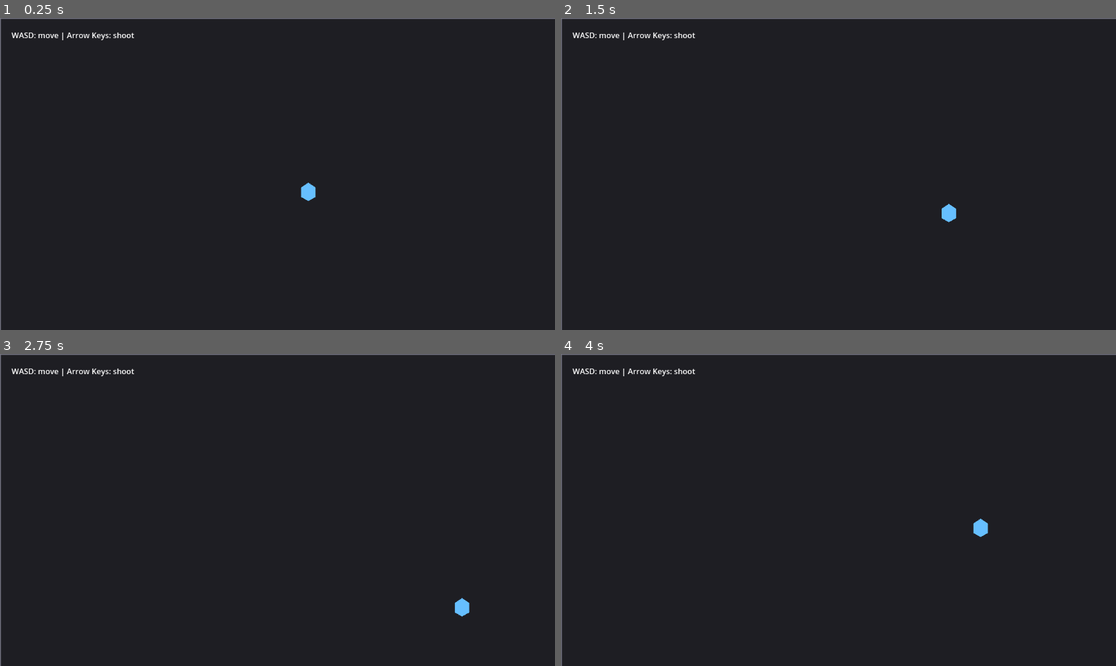
Above: before the commit, frames 1-4 (two rows, left to right).
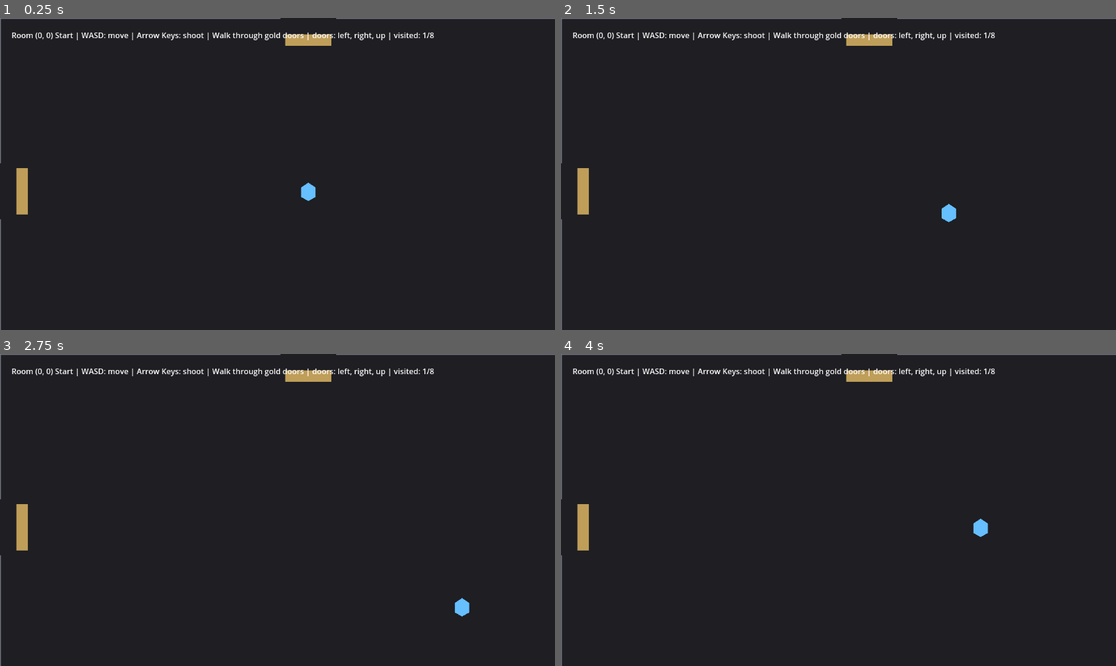
Above: after the commit, the same moments.

Repository: dkqkehs888/my-godot
Game: Godot game, scene res://scenes/main/main.tscn
The game is run twice, just before and just after one commit, with the same random seed, the same clock (stepped at 60 frames per second) and the same inputs.
Inputs:
- Up to frame 1 (0.25 s): no input
- Up to frame 2 (1.5 s): tap Enter at 0.5 s; hold D 0.53-1.28 s; hold S from 1.28 s (still down)
- Up to frame 3 (2.75 s): release S at 2.03 s; hold D from 2.03 s (still down)
- Up to frame 4 (4 s): release D at 2.78 s; hold W 2.78-3.53 s; hold A from 3.53 s (still down)

The runs differ from the first frame. In frame 1, 1.4% of the frame differs, in the area x 0-79%, y 0-65%; in frame 2, 1.4%; in frame 3, 1.4%; in frame 4, 1.4%.

Commit message:
feat: add Isaac-style dungeon rooms

Diff:
--- a/scenes/main/main.tscn
+++ b/scenes/main/main.tscn
@@ -1,39 +1,19 @@
-[gd_scene load_steps=2 format=3 uid="uid://mygodotmain0001"]
+[gd_scene load_steps=3 format=3 uid="uid://mygodotmain0001"]
 
-[ext_resource type="PackedScene" path="res://scenes/actors/player/player.tscn" id="1_player_scene"]
+[ext_resource type="Script" path="res://scripts/core/dungeon_controller.gd" id="1_dungeon_controller"]
+[ext_resource type="PackedScene" path="res://scenes/actors/player/player.tscn" id="2_player_scene"]
 
 [node name="Main" type="Node2D"]
+script = ExtResource("1_dungeon_controller")
 
-[node name="RoomFloor" type="Polygon2D" parent="."]
-color = Color(0.12, 0.12, 0.14, 1)
-polygon = PackedVector2Array(0, 0, 1280, 0, 1280, 720, 0, 720)
+[node name="RoomContent" type="Node2D" parent="."]
 
-[node name="RoomBorderTop" type="Line2D" parent="."]
-points = PackedVector2Array(0, 0, 1280, 0)
-width = 4.0
-default_color = Color(0.45, 0.45, 0.5, 1)
-
-[node name="RoomBorderBottom" type="Line2D" parent="."]
-points = PackedVector2Array(0, 720, 1280, 720)
-width = 4.0
-default_color = Color(0.45, 0.45, 0.5, 1)
-
-[node name="RoomBorderLeft" type="Line2D" parent="."]
-points = PackedVector2Array(0, 0, 0, 720)
-width = 4.0
-default_color = Color(0.45, 0.45, 0.5, 1)
-
-[node name="RoomBorderRight" type="Line2D" parent="."]
-points = PackedVector2Array(1280, 0, 1280, 720)
-width = 4.0
-default_color = Color(0.45, 0.45, 0.5, 1)
-
-[node name="MovementHint" type="Label" parent="."]
+[node name="RoomLabel" type="Label" parent="."]
 offset_left = 24.0
 offset_top = 24.0
-offset_right = 360.0
+offset_right = 1024.0
 offset_bottom = 56.0
-text = "WASD: move | Arrow Keys: shoot"
+text = "WASD: move | Arrow Keys: shoot | Walk through gold doors"
 
-[node name="Player" parent="." instance=ExtResource("1_player_scene")]
+[node name="Player" parent="." instance=ExtResource("2_player_scene")]
 position = Vector2(640, 360)
--- a/scripts/actors/player/player.gd
+++ b/scripts/actors/player/player.gd
@@ -6,6 +6,7 @@
 @export var shoot_cooldown: float = 0.22
 @export var tear_spawn_offset: float = 24.0
 
+var room_bounds := Rect2(Vector2(48.0, 48.0), Vector2(1184.0, 624.0))
 var _shoot_timer: float = 0.0
 
 func _physics_process(delta: float) -> void:
@@ -30,6 +31,14 @@
 
     velocity = direction * speed
     move_and_slide()
+    _clamp_to_room_bounds()
+
+func set_room_bounds(new_bounds: Rect2) -> void:
+    room_bounds = new_bounds
+    _clamp_to_room_bounds()
+
+func _clamp_to_room_bounds() -> void:
+    global_position = global_position.clamp(room_bounds.position, room_bounds.end)
 
 func _handle_shooting() -> void:
     if _shoot_timer > 0.0:
--- /dev/null
+++ b/scripts/core/dungeon_controller.gd
@@ -0,0 +1,205 @@
+extends Node2D
+
+const ROOM_SIZE := Vector2(1280.0, 720.0)
+const ROOM_BOUNDS := Rect2(Vector2.ZERO, ROOM_SIZE)
+const DOOR_MARGIN := 46.0
+const DOOR_HALF_SIZE := 58.0
+const PLAYER_EXIT_PADDING := 72.0
+
+@onready var room_content: Node2D = $RoomContent
+@onready var player: CharacterBody2D = $Player
+@onready var room_label: Label = $RoomLabel
+
+var current_room := Vector2i(0, 0)
+var visited_rooms: Dictionary = {}
+var floor_layout: Dictionary = {}
+
+func _ready() -> void:
+    _build_floor_layout()
+    visited_rooms[current_room] = true
+    player.set_room_bounds(ROOM_BOUNDS)
+    _draw_current_room()
+
+func _process(_delta: float) -> void:
+    _try_room_transition()
+
+func _build_floor_layout() -> void:
+    floor_layout = {
+        Vector2i(0, 0): {"type": "start", "doors": ["left", "right", "up"]},
+        Vector2i(-1, 0): {"type": "combat", "doors": ["right", "up"]},
+        Vector2i(1, 0): {"type": "combat", "doors": ["left", "right", "down"]},
+        Vector2i(0, -1): {"type": "treasure", "doors": ["down", "right"]},
+        Vector2i(-1, -1): {"type": "combat", "doors": ["down", "right"]},
+        Vector2i(1, -1): {"type": "combat", "doors": ["left"]},
+        Vector2i(2, 0): {"type": "boss", "doors": ["left"]},
+        Vector2i(1, 1): {"type": "shop", "doors": ["up"]},
+    }
+
+func _draw_current_room() -> void:
+    for child in room_content.get_children():
+        child.queue_free()
+
+    var room_data: Dictionary = floor_layout[current_room]
+    var room_type := str(room_data.get("type", "room"))
+    var doors: Array = room_data.get("doors", [])
+
+    _add_floor(room_type)
+    _add_walls(doors)
+    _add_room_obstacles(room_type)
+    _update_room_label(room_type, doors)
+
+func _add_floor(room_type: String) -> void:
+    var floor := Polygon2D.new()
+    floor.name = "RoomFloor"
+    floor.polygon = PackedVector2Array([
+        Vector2.ZERO,
+        Vector2(ROOM_SIZE.x, 0.0),
+        ROOM_SIZE,
+        Vector2(0.0, ROOM_SIZE.y),
+    ])
+
+    match room_type:
+        "start":
+            floor.color = Color(0.12, 0.12, 0.14, 1.0)
+        "treasure":
+            floor.color = Color(0.12, 0.10, 0.18, 1.0)
+        "boss":
+            floor.color = Color(0.18, 0.09, 0.09, 1.0)
+        "shop":
+            floor.color = Color(0.12, 0.15, 0.10, 1.0)
+        _:
+            floor.color = Color(0.11, 0.11, 0.12, 1.0)
+
+    room_content.add_child(floor)
+
+func _add_walls(doors: Array) -> void:
+    var wall_color := Color(0.45, 0.45, 0.50, 1.0)
+    _add_wall_segment("WallTopLeft", Vector2(0.0, 0.0), Vector2(ROOM_SIZE.x * 0.5 - DOOR_HALF_SIZE, 0.0), wall_color)
+    _add_wall_segment("WallTopRight", Vector2(ROOM_SIZE.x * 0.5 + DOOR_HALF_SIZE, 0.0), Vector2(ROOM_SIZE.x, 0.0), wall_color)
+    _add_wall_segment("WallBottomLeft", Vector2(0.0, ROOM_SIZE.y), Vector2(ROOM_SIZE.x * 0.5 - DOOR_HALF_SIZE, ROOM_SIZE.y), wall_color)
+    _add_wall_segment("WallBottomRight", Vector2(ROOM_SIZE.x * 0.5 + DOOR_HALF_SIZE, ROOM_SIZE.y), ROOM_SIZE, wall_color)
+    _add_wall_segment("WallLeftTop", Vector2(0.0, 0.0), Vector2(0.0, ROOM_SIZE.y * 0.5 - DOOR_HALF_SIZE), wall_color)
+    _add_wall_segment("WallLeftBottom", Vector2(0.0, ROOM_SIZE.y * 0.5 + DOOR_HALF_SIZE), Vector2(0.0, ROOM_SIZE.y), wall_color)
+    _add_wall_segment("WallRightTop", Vector2(ROOM_SIZE.x, 0.0), Vector2(ROOM_SIZE.x, ROOM_SIZE.y * 0.5 - DOOR_HALF_SIZE), wall_color)
+    _add_wall_segment("WallRightBottom", Vector2(ROOM_SIZE.x, ROOM_SIZE.y * 0.5 + DOOR_HALF_SIZE), ROOM_SIZE, wall_color)
+
+    if doors.has("up"):
+        _add_door_marker("DoorTop", Vector2(ROOM_SIZE.x * 0.5, DOOR_MARGIN), Vector2(96.0, 24.0))
+    else:
+        _add_wall_segment("WallTopClosedDoor", Vector2(ROOM_SIZE.x * 0.5 - DOOR_HALF_SIZE, 0.0), Vector2(ROOM_SIZE.x * 0.5 + DOOR_HALF_SIZE, 0.0), wall_color)
+
+    if doors.has("down"):
+        _add_door_marker("DoorBottom", Vector2(ROOM_SIZE.x * 0.5, ROOM_SIZE.y - DOOR_MARGIN), Vector2(96.0, 24.0))
+    else:
+        _add_wall_segment("WallBottomClosedDoor", Vector2(ROOM_SIZE.x * 0.5 - DOOR_HALF_SIZE, ROOM_SIZE.y), Vector2(ROOM_SIZE.x * 0.5 + DOOR_HALF_SIZE, ROOM_SIZE.y), wall_color)
+
+    if doors.has("left"):
+        _add_door_marker("DoorLeft", Vector2(DOOR_MARGIN, ROOM_SIZE.y * 0.5), Vector2(24.0, 96.0))
+    else:
+        _add_wall_segment("WallLeftClosedDoor", Vector2(0.0, ROOM_SIZE.y * 0.5 - DOOR_HALF_SIZE), Vector2(0.0, ROOM_SIZE.y * 0.5 + DOOR_HALF_SIZE), wall_color)
+
+    if doors.has("right"):
+        _add_door_marker("DoorRight", Vector2(ROOM_SIZE.x - DOOR_MARGIN, ROOM_SIZE.y * 0.5), Vector2(24.0, 96.0))
+    else:
+        _add_wall_segment("WallRightClosedDoor", Vector2(ROOM_SIZE.x, ROOM_SIZE.y * 0.5 - DOOR_HALF_SIZE), Vector2(ROOM_SIZE.x, ROOM_SIZE.y * 0.5 + DOOR_HALF_SIZE), wall_color)
+
+func _add_wall_segment(node_name: String, from: Vector2, to: Vector2, color: Color) -> void:
+    var line := Line2D.new()
+    line.name = node_name
+    line.points = PackedVector2Array([from, to])
+    line.width = 5.0
+    line.default_color = color
+    room_content.add_child(line)
+
+func _add_door_marker(node_name: String, center: Vector2, size: Vector2) -> void:
+    var door := Polygon2D.new()
+    door.name = node_name
+    var half := size * 0.5
+    door.polygon = PackedVector2Array([
+        center + Vector2(-half.x, -half.y),
+        center + Vector2(half.x, -half.y),
+        center + Vector2(half.x, half.y),
+        center + Vector2(-half.x, half.y),
+    ])
+    door.color = Color(0.75, 0.62, 0.35, 1.0)
+    room_content.add_child(door)
+
+func _add_room_obstacles(room_type: String) -> void:
+    if room_type == "start":
+        return
+
+    var obstacle_color := Color(0.28, 0.25, 0.22, 1.0)
+    var centers: Array[Vector2] = []
+    match room_type:
+        "treasure":
+            centers = [Vector2(420.0, 260.0), Vector2(860.0, 460.0)]
+        "boss":
+            centers = [Vector2(430.0, 260.0), Vector2(850.0, 260.0), Vector2(640.0, 470.0)]
+        "shop":
+            centers = [Vector2(500.0, 360.0), Vector2(780.0, 360.0)]
+        _:
+            centers = [Vector2(420.0, 360.0), Vector2(860.0, 360.0)]
+
+    for index in range(centers.size()):
+        _add_obstacle("Obstacle%d" % index, centers[index], Vector2(72.0, 72.0), obstacle_color)
+
+func _add_obstacle(node_name: String, center: Vector2, size: Vector2, color: Color) -> void:
+    var obstacle := Polygon2D.new()
+    obstacle.name = node_name
+    var half := size * 0.5
+    obstacle.polygon = PackedVector2Array([
+        center + Vector2(-half.x, -half.y),
+        center + Vector2(half.x, -half.y),
+        center + Vector2(half.x, half.y),
+        center + Vector2(-half.x, half.y),
+    ])
+    obstacle.color = color
+    room_content.add_child(obstacle)
+
+func _update_room_label(room_type: String, doors: Array) -> void:
+    var room_name := room_type.capitalize()
+    var visited_count := visited_rooms.size()
+    room_label.text = "Room %s %s | %s | doors: %s | visited: %d/%d" % [
+        current_room,
+        room_name,
+        "WASD: move | Arrow Keys: shoot | Walk through gold doors",
+        _format_doors(doors),
+        visited_count,
+        floor_layout.size(),
+    ]
+
+func _format_doors(doors: Array) -> String:
+    var labels: Array[String] = []
+    for door in doors:
+        labels.append(str(door))
+    return ", ".join(labels)
+
+func _try_room_transition() -> void:
+    if not floor_layout.has(current_room):
+        return
+
+    var doors: Array = floor_layout[current_room].get("doors", [])
+    if player.global_position.x <= 8.0 and doors.has("left"):
+        _move_to_room(Vector2i.LEFT, Vector2(ROOM_SIZE.x - PLAYER_EXIT_PADDING, ROOM_SIZE.y * 0.5))
+    elif player.global_position.x >= ROOM_SIZE.x - 8.0 and doors.has("right"):
+        _move_to_room(Vector2i.RIGHT, Vector2(PLAYER_EXIT_PADDING, ROOM_SIZE.y * 0.5))
+    elif player.global_position.y <= 8.0 and doors.has("up"):
+        _move_to_room(Vector2i.UP, Vector2(ROOM_SIZE.x * 0.5, ROOM_SIZE.y - PLAYER_EXIT_PADDING))
+    elif player.global_position.y >= ROOM_SIZE.y - 8.0 and doors.has("down"):
+        _move_to_room(Vector2i.DOWN, Vector2(ROOM_SIZE.x * 0.5, PLAYER_EXIT_PADDING))
+
+func _move_to_room(offset: Vector2i, entry_position: Vector2) -> void:
+    var next_room := current_room + offset
+    if not floor_layout.has(next_room):
+        return
+
+    current_room = next_room
+    visited_rooms[current_room] = true
+    player.global_position = entry_position
+    _clear_projectiles()
+    _draw_current_room()
+
+func _clear_projectiles() -> void:
+    for child in get_children():
+        if child.is_in_group("player_projectiles"):
+            child.queue_free()
--- a/scripts/projectiles/tear.gd
+++ b/scripts/projectiles/tear.gd
@@ -18,3 +18,6 @@
     _age += delta
     if _age >= lifetime:
         queue_free()
+
+func _ready() -> void:
+    add_to_group("player_projectiles")
Not shown, changed: docs/ROADMAP.md
Not shown, added: tests/unit/test_dungeon_room_system.py
Not shown, changed: tests/unit/test_player_movement_scaffold.py
